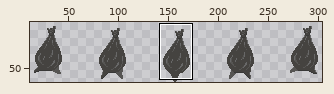
Two states of a sprite sheet, Assets/Sprites/Enemy Sprites/trash_run_strip5.png. Above, an overview of the earlier version with the close-up marked.
Close-up. Before:
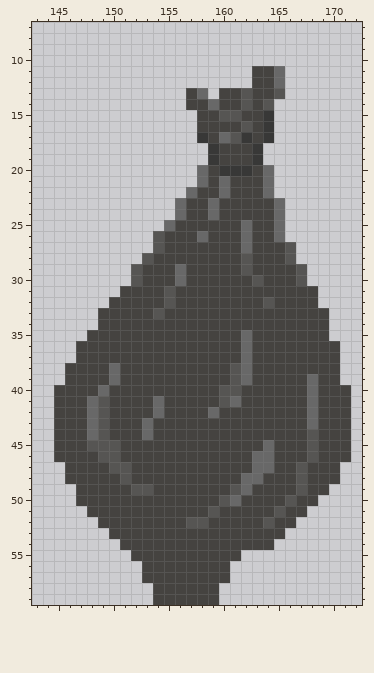
Shown: x 143..172, y 7..59. The wide view leaves out empty margins.
The same view after the edit:
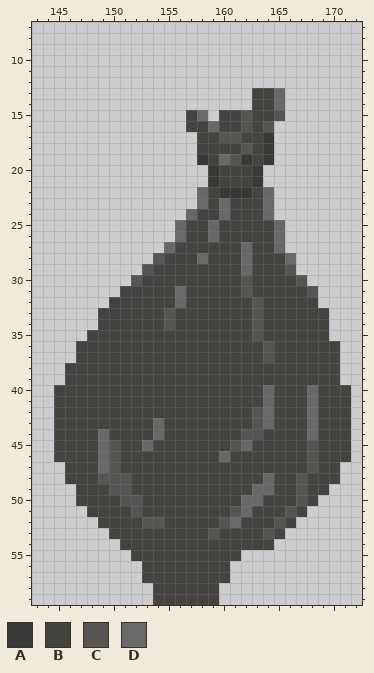
Palette (. is transparent): A #383837  B #454340  C #565553  D #686868
Difference:
file 320x64 -> 640x128 pixels (blocks of 1x1 -> 2x2; one block is one cell here)
Changed rows in their new state; - is an unchanged pixel.
first column x 148:
11 ---------------...---
12 ---------------...---
13 ---------..-...--D---
14 ---------......-BD---
15 ---------BD.BBC-BC---
16 ---------B-D----C----
17 ----------B-C-B------
18 ----------BB--CBA----
19 ----------ABDCABA----
20 ----------.ABBBA.----
21 ----------.AB--A.----
22 ---------.D-AAA------
23 --------..DBD---D.---
24 --------.D-BD---D.---
25 -------.D--D--B------
26 ------..D-BD--B------
27 ------.D---------D.--
28 -----.C---D---D---D--
29 ----.C--B-----D---C.-
30 --------B-----CB-----
31 -------BD-----C-----C
32 -------BD------CB----
33 ------BC-------C-----
34 -------C-------C-----
35 --------------BC-----
36 --------------B-C----
37 --------------B-C----
38 --B----------BB------
39 --B----------BB-----B
40 -B----------BB--D----
41 BB----B-----BB--D----
42 BB----B----B---CD----
43 BB---BD--------CD----
44 BD---BD-------CC----D
45 BD---D-------CD-B----
46 -D----------D--BB----
47 -D-B-----------BB--BC
48 -CC-----------BBD----
49 --CCBB-------BBDD----
50 ---CC-------BBDD--BC-
51 ----C------B-CD--BC--
52 -----CC--BB-CD--BC---
53 -----------C----C----
Boxes around the changes in both close-ups, in picture pixels (x1, y1, x2, y2):
changed: (87, 66, 318, 539)
